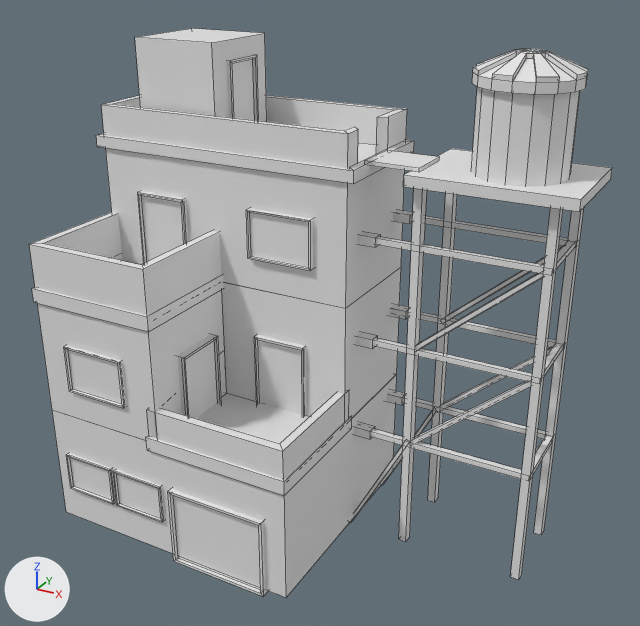
Renders of the FBX model NenhumAdeusParaNos/Assets/Models/VilaDaMadeira/Modelos/Casas/Predio.v1.Anibal.2508.fbx from each side of a commit.
Before and after are seen from a 50 mm lens placed at (11.46, -16.17, 13.76), pointed at (2.49, 0.12, 5.61). Arrows for +X, +Y and +Z are at lower left; the lights stay in place. Mesh edges are drawn as thin lines. Where no turn or scale is listed for an object, it has been applied to the vertices. Vertices at the same position are counted once.

In view in the first picture: 'Predio'.
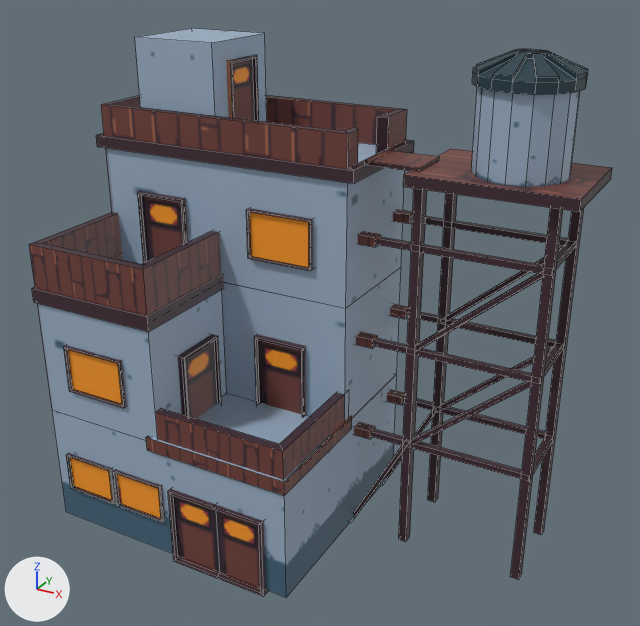
The newer file is also turned or shifted as a whole; pictures and numbers use the older file's frame.

Where the change shows, as pixel boxes (x1, y1, x2, y2) in the pictures (640 x 626 px; the box of a moved part takes in the faces that stretch with it):
part 1 of me_predio, moved or reshaped: before (147, 408, 284, 596); after (155, 408, 284, 596)
part 2 of me_predio, surface changed: (29, 28, 612, 597) in both
part 3 of me_predio, recoloured (grey to blue): (37, 55, 413, 482) in both

Edits to the bpy script that builds the scene:
```text
Add img_casa2_png:
    img_casa2_png = load_image('Casa2.png', '../../Texturas/Casas/Casa2.png', 128, 128, 'sRGB')
Add mat_material:
    mat_material = principled_material('Material')
    mat_material.texture = img_casa2_png
Change me_predio:
    used by ob_predio; location = (0.0, 0.0, 0.0)
    remove me_predio.from_pydata(...)  # 611 vertices, 477 faces; spans x -3.47..8.01, y -2.95..2.97, z -0.23..11.5
    add me_predio.from_pydata(...)  # 617 vertices, 476 faces; spans x -3.47..8.01, y -2.95..2.97, z -0.23..11.5
    me_predio part 1
    6 vertices are removed from x -0.3..-0.09, y -2.85..0.15, z 2.92..4.15
    20 faces are deleted
    2 vertices move from x -0.3..-0.09, y -2.85..-2.64, z 2.92 to x -0.07..-0.05, y -2.85..-2.64, z 2.92
    12 vertices are added at x -0.27..1.47, y -2.95..0.15, z -0.14..3.8
    19 new faces join them
    me_predio part 2: 371 kept faces spanning x -3.47..8.01, y -2.95..2.97, z -0.23..11.5 get new texture (UV) coordinates
    me_predio part 3: 457 faces spanning x -3.47..8.01, y -2.95..2.97, z -0.23..11.5 switch from no material to mat_material (picture img_casa2_png)
```
